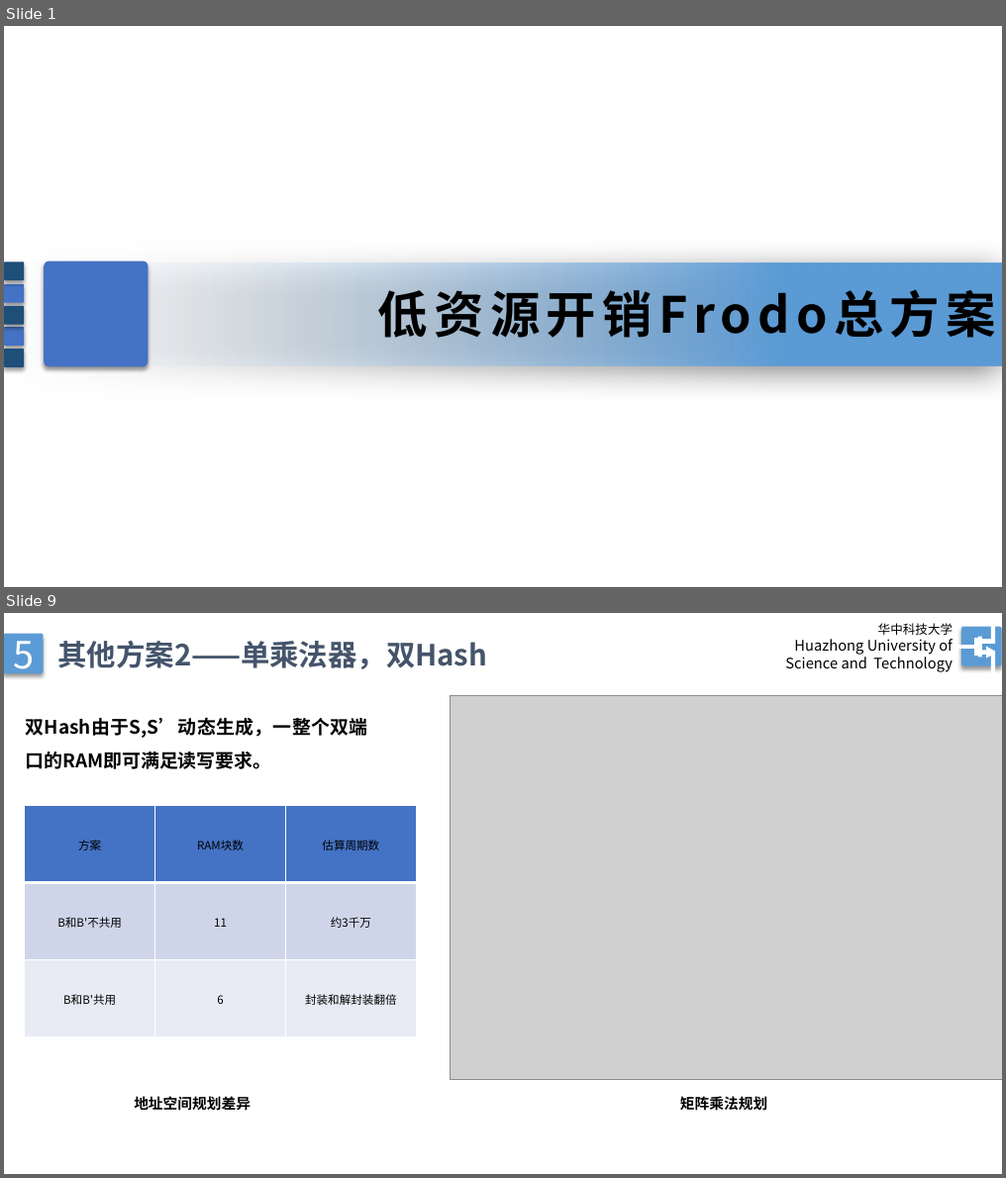
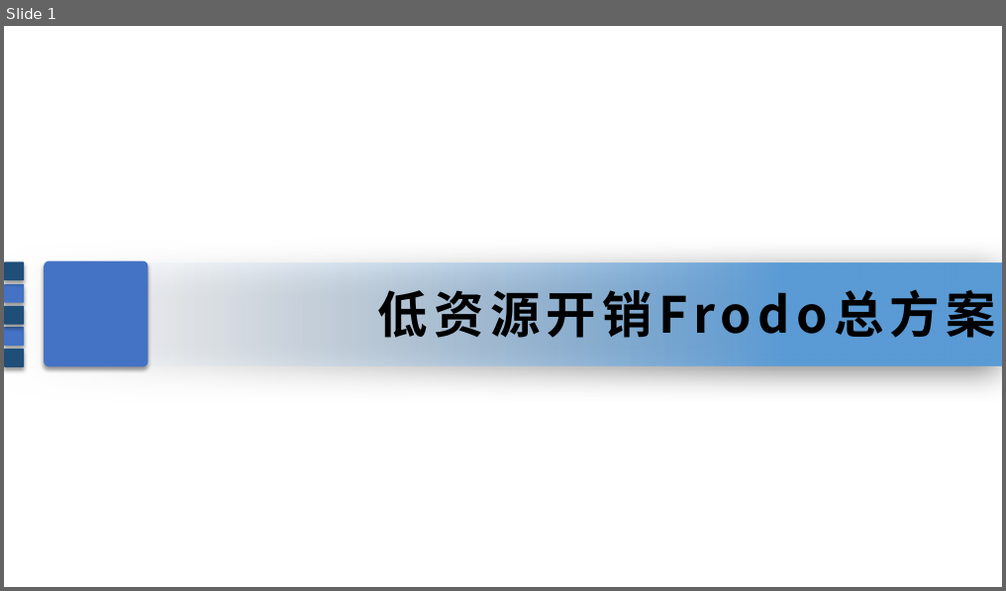
Before and after one commit to Low-Runahead-Frodo/Frodo, a slide deck: doc/5月汇报.pptx. Shown one above the other, each under a label of ours: slides 1 and 9 before the commit, slide 1 after it; the slides between them are not shown. The pictures are 1006x1178 and 1006x591 pixels, drawn with LibreOffice and Linux fonts; fonts in the diff are those of the drawing; grey boxes stand for pictures. Boxes give left, top, right and bottom in pixels: in the first picture for what was removed or moved away, otherwise in the second. Text is boxed around its words. In the diff, an @@ line names an element or a change of style, - is before the commit and + after.

```diff
--- a/doc/5月汇报.pptx
+++ b/doc/5月汇报.pptx
@@ slide 9 removed at <box>4,613,1002,1174</box>, background #FFFFFF @@
@@ rounded rectangle removed at <box>4,633,43,673</box> @@
-5
@@ text removed at <box>58,641,488,669</box> @@
-其他方案2——单乘法器，双Hash
@@ text removed at <box>785,623,953,672</box> @@
-华中科技大学
-Huazhong University of
-Science and Technology
@@ freeform shape removed at <box>959,620,994,672</box> @@
@@ rounded rectangle removed at <box>961,627,1002,666</box> @@
@@ picture removed at <box>450,695,1002,1079</box> @@
@@ text removed at <box>26,717,368,769</box> @@
-  双Hash由于S,S’动态生成，一整个双端口的RAM即可满足读写要求。
@@ table removed at <box>24,805,415,1038</box>, 3 rows, 3 columns @@
-方案 | RAM块数 | 估算周期数
-B和B'不共用 | 11 | 约3千万
-B和B'共用 | 6 | 封装和解封装翻倍
@@ text removed at <box>134,1096,251,1111</box> @@
-地址空间规划差异
@@ text removed at <box>680,1096,767,1110</box> @@
-矩阵乘法规划
```
Also in this commit, not shown: 2 slides changed, 2 slides added, 5 other slides removed, 46 other files.
